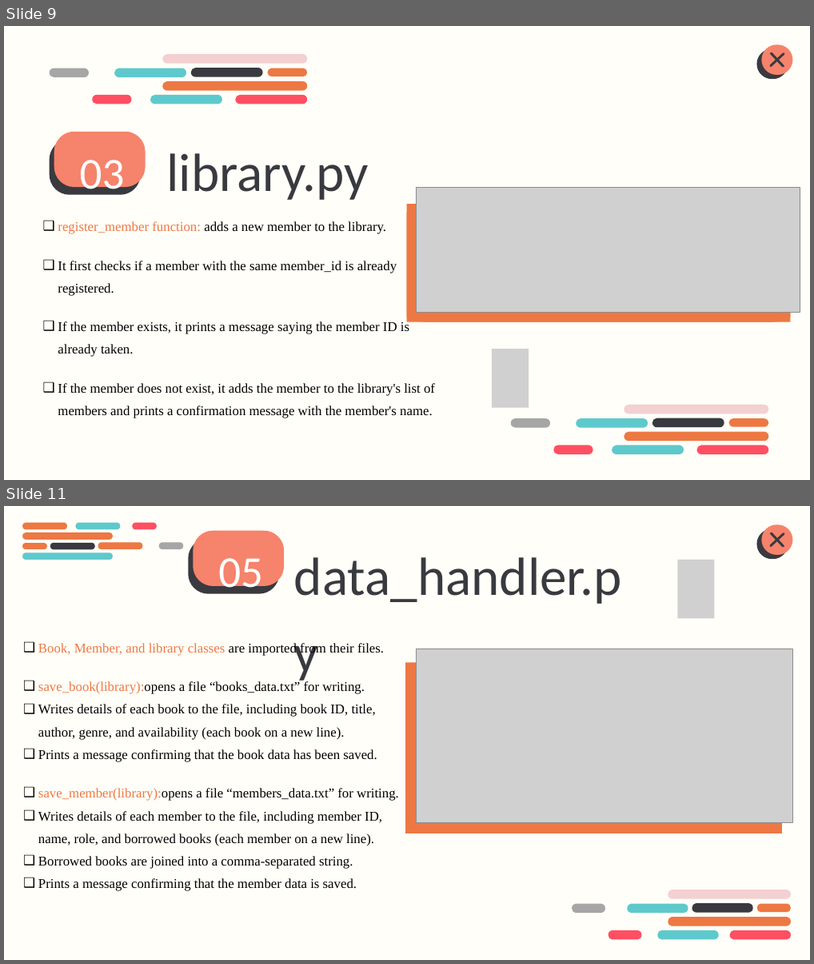
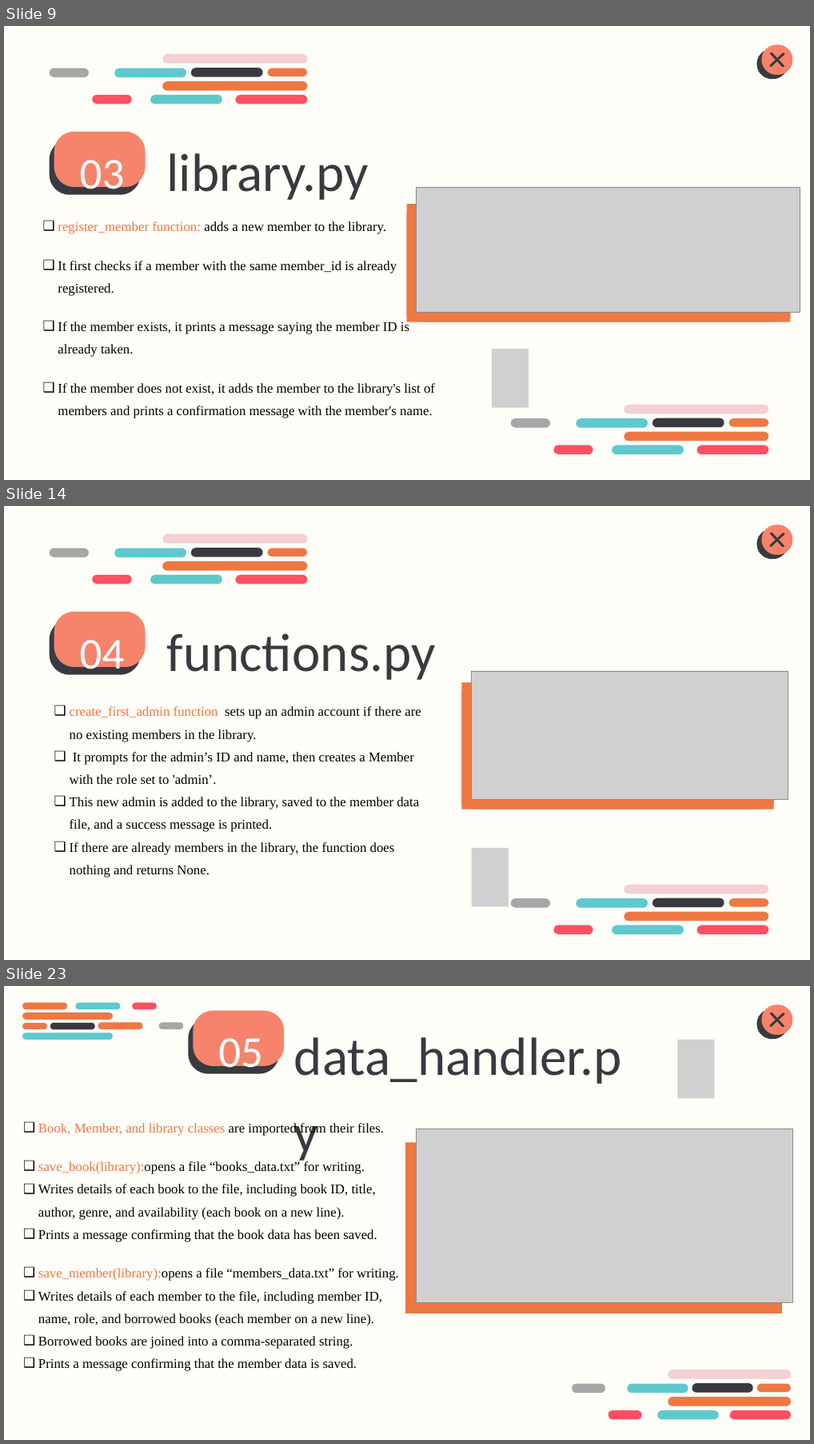
Before and after one commit to Mohamed-Salem-Ali/Library-Management-System, a slide deck: Library Console Management System.pptx. Shown one above the other, each under a label of ours: slides 9 and 11 before the commit, slides 9, 14 and 23 after it; the slides between them are not shown. The pictures are 814x964 and 814x1444 pixels, drawn with LibreOffice and Linux fonts; fonts in the diff are those of the drawing; grey boxes stand for pictures. Boxes give left, top, right and bottom in pixels: in the first picture for what was removed or moved away, otherwise in the second. Text is boxed around its words. In the diff, an @@ line names an element or a change of style, - is before the commit and + after.

```diff
--- a/Library Console Management System.pptx
+++ b/Library Console Management System.pptx
@@ slide 14 added at box(4, 506, 810, 960), background #FFFEF8 @@
@@ group added at box(49, 534, 308, 584): 9 freeform shapes @@
@@ group added at box(757, 524, 793, 560): 4 freeform shapes @@
@@ freeform shape added at box(49, 620, 140, 675), fill #393A3F @@
@@ freeform shape added at box(54, 612, 145, 667), fill #F6836B @@
@@ text added at box(80, 640, 125, 679), 78.7 pt, text #FFFFFF @@
+04
@@ text added at box(167, 633, 436, 680), 96 pt, text #393A3F @@
+functions.py
@@ picture added at box(472, 671, 789, 799) @@
@@ freeform shape added at box(462, 686, 774, 809), fill #ED7843 @@
@@ rectangle added at box(462, 682, 774, 809), fill #ED7843 @@
@@ text added at box(70, 706, 421, 877), 24 pt, text #000000 @@
+❑ create_first_admin function sets up an admin account if there are no existing members in the library.
+❑ It prompts for the admin’s ID and name, then creates a Member with the role set to 'admin’.
+❑ This new admin is added to the library, saved to the member data file, and a success message is printed.
+❑ If there are already members in the library, the function does nothing and returns None.
@@ picture added at box(472, 848, 509, 906) @@
@@ group added at box(511, 884, 770, 934): 9 freeform shapes @@
@@ what was slide 11 is now slide 23 @@
```
Also in this commit, not shown: 3 slides changed, 11 other slides added, 6 other files.
